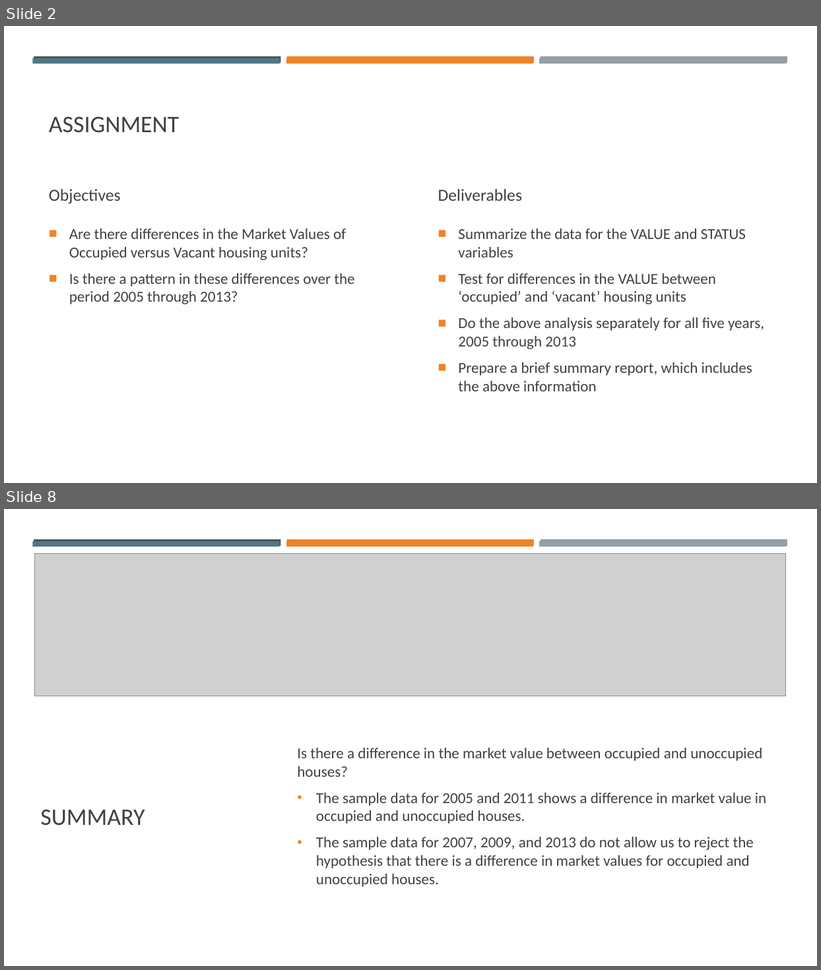
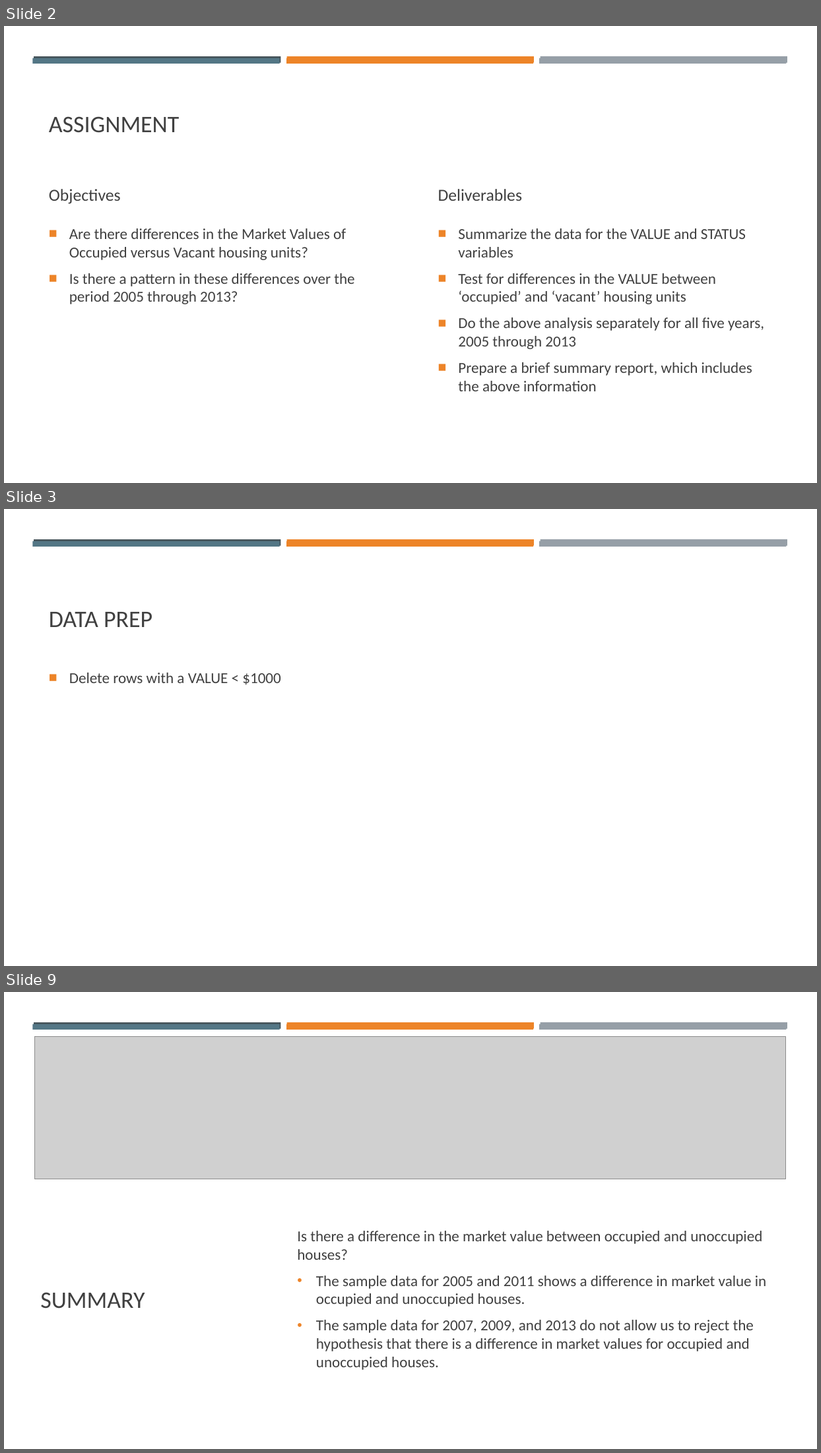
Before and after one commit to tamimcm416/capstone_business_stats, a slide deck: Assignment 1.pptx. Shown one above the other, each under a label of ours: slides 2 and 8 before the commit, slides 2, 3 and 9 after it; the slides between them are not shown. The pictures are 821x970 and 821x1453 pixels, drawn with LibreOffice and Linux fonts; fonts in the diff are those of the drawing; grey boxes stand for pictures. Boxes give left, top, right and bottom in pixels: in the first picture for what was removed or moved away, otherwise in the second. Text is boxed around its words. In the diff, an @@ line names an element or a change of style, - is before the commit and + after.

```diff
--- a/Assignment 1.pptx
+++ b/Assignment 1.pptx
@@ slide 3 added at bbox=[4, 509, 817, 966], background #FFFFFF; not listed: 6 template elements that a slide beside it also shows @@
@@ title added at bbox=[49, 612, 152, 627], 28 pt, text #404040 @@
+DATA PREP
@@ text added at bbox=[69, 673, 281, 685], 18 pt, text #404040 @@
+■ Delete rows with a VALUE < $1000
@@ what was slide 8 is now slide 9 @@
```
